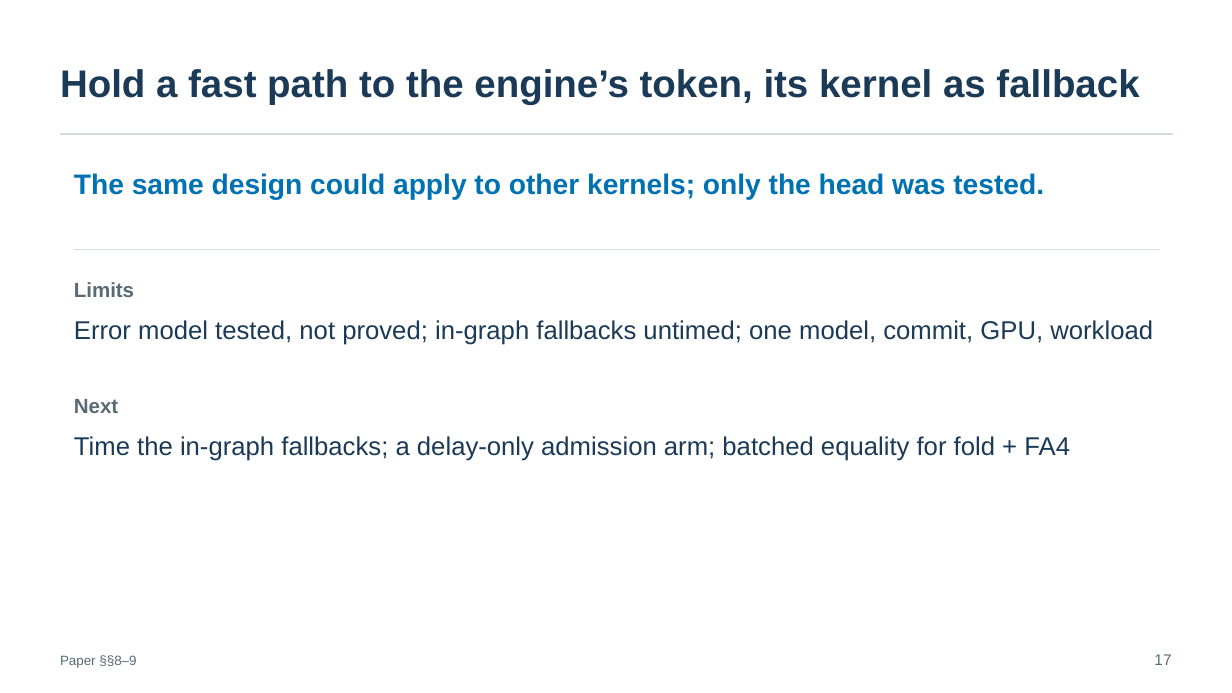
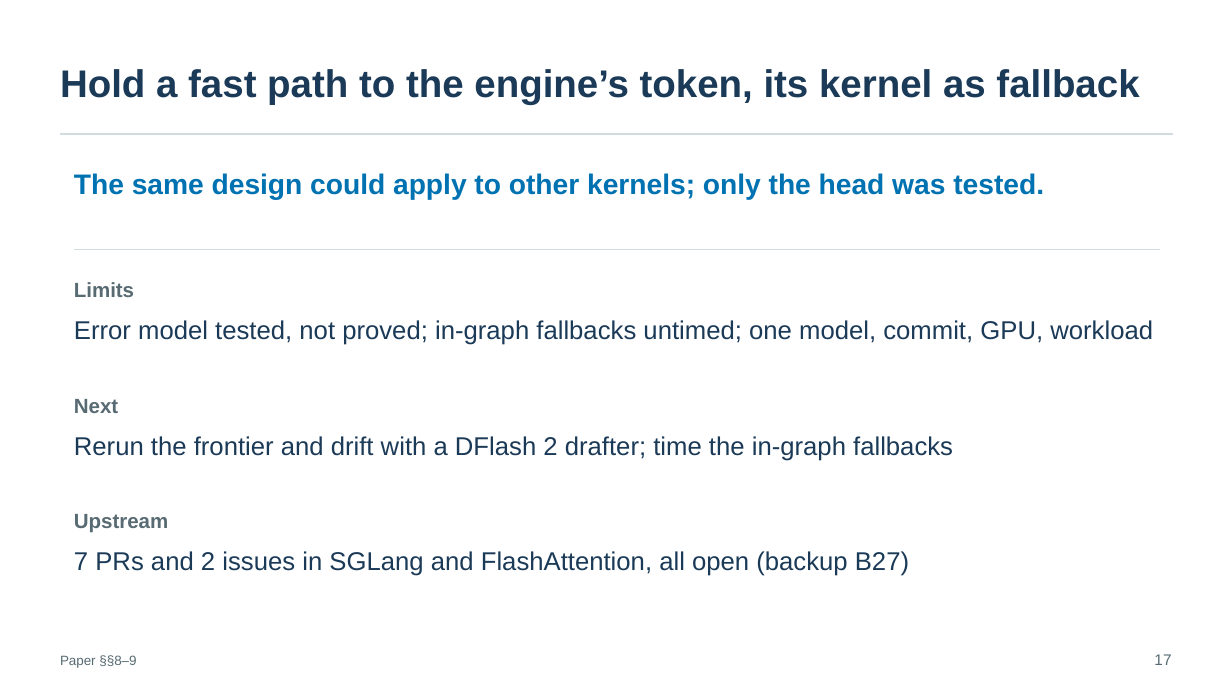
Before and after one commit to SamMausberg/verified-progress, a slide deck: slide 17 of presentation/verifier_paper_talk.pptx. Drawn at 1232x693 pixels with LibreOffice and Linux fonts; fonts in the diff are those of the drawing. Boxes give left, top, right and bottom in pixels: in the first picture for what was removed or moved away, otherwise in the second. Text is boxed around its words. In the diff, an @@ line names an element or a change of style, - is before the commit and + after.

```diff
--- a/presentation/verifier_paper_talk.pptx
+++ b/presentation/verifier_paper_talk.pptx
@@ text at box(74, 436, 953, 461): text changed @@
-Time the in-graph fallbacks; a delay-only admission arm; batched equality for fold + FA4
+Rerun the frontier and drift with a DFlash 2 drafter; time the in-graph fallbacks
@@ text added at box(74, 514, 168, 533), 16 pt, text #586B73, bold @@
+Upstream
@@ text added at box(74, 551, 909, 576), 20 pt, text #1B3A57 @@
+7 PRs and 2 issues in SGLang and FlashAttention, all open (backup B27)
```
Also in this commit, not shown: 4 other slides changed, 2 other files.
